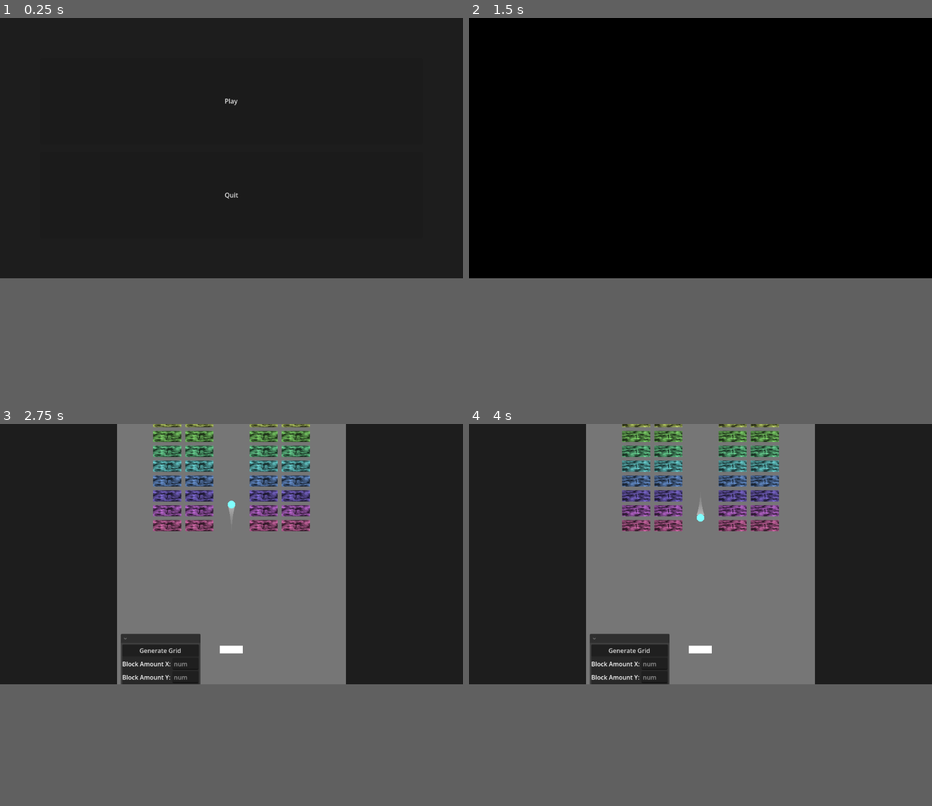
Above: before the commit, frames 1-4 (two rows, left to right).
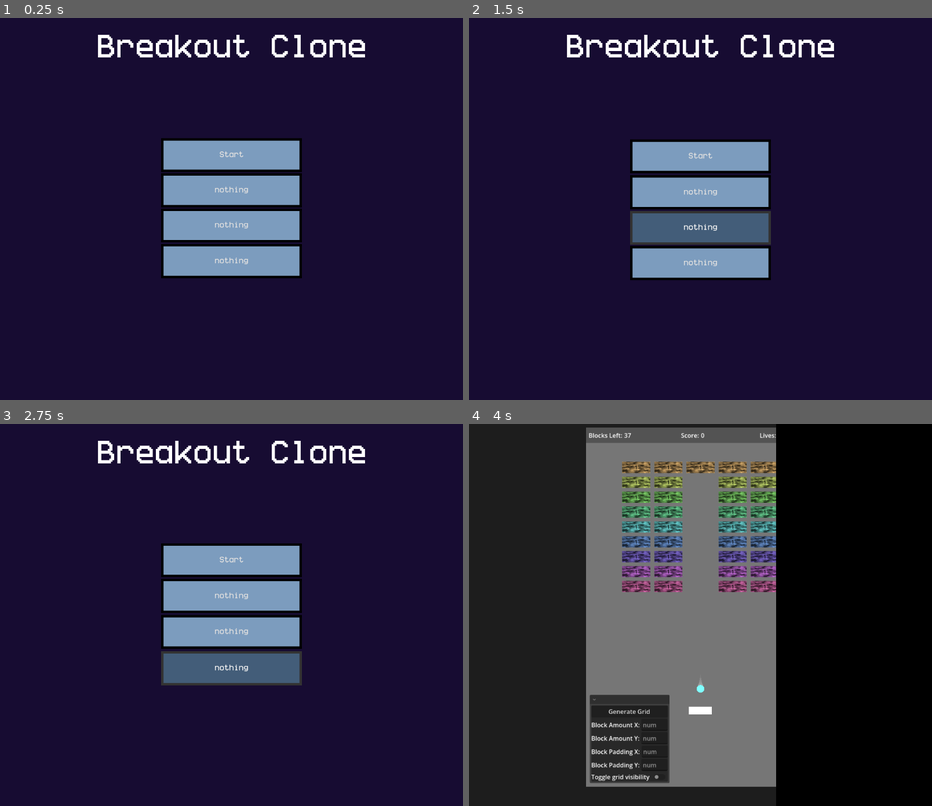
Above: after the commit, the same moments.

Repository: ProudFridge/Breakout
Game: Godot game, scene res://scenes/main_menu/main_menu.tscn
The game is run twice, just before and just after one commit, with the same random seed, the same clock (stepped at 60 frames per second) and the same inputs. Sound files missing from this copy of the repository are replaced by a short silence.
Inputs (mouse positions are in pixels of both pictures, inside the frame that each line leads up to):
- Up to frame 1 (0.25 s): no input
- Up to frame 2 (1.5 s): click (700, 136) at 0.5 s, where only the run after the commit has a clickable "nothing"; click (700, 159) at 1.25 s, where only the run after the commit has a clickable "nothing"
- Up to frame 3 (2.75 s): click (231, 592) at 2 s, where only the run after the commit has a clickable "nothing"
- Up to frame 4 (4 s): click (700, 519) at 2.75 s, where only the run after the commit has a clickable "Start"; click (700, 519) at 3.5 s, where only the run after the commit has a clickable "Start"
In our replay, the window is 799x449 before the commit and 799x659 after it. These sizes can differ from the game's own. Grey fills any space a smaller window leaves; there, only what the larger window draws over its background counts as a difference.

The runs differ from the first frame. In frame 1, 12% of the frame differs, in the area x 21-79%, y 4-69%; in frame 2, 67%, in the area x 0-100%, y 0-69%; in frame 3, 34%; in frame 4, 56%.

Commit message:
Change from a GridContainer to a VBoxContainer for the main menu buttons

Diff:
--- a/project.godot
+++ b/project.godot
@@ -26,6 +26,10 @@
 gdscript/warnings/untyped_declaration=2
 gdscript/warnings/inferred_declaration=2
 
+[display]
+
+window/size/viewport_height=950
+
 [editor_plugins]
 
 enabled=PackedStringArray("res://addons/godot_super-wakatime/plugin.cfg")
@@ -33,7 +37,7 @@
 [file_customization]
 
 folder_colors={
-"res://assets/": "gray"
+"res://assets/": "orange"
 }
 
 [global_group]
@@ -82,4 +86,5 @@
 [rendering]
 
 rendering_device/driver.windows="d3d12"
+anti_aliasing/quality/msaa_2d=3
 environment/defaults/default_clear_color=Color(0.11489672, 0.11489684, 0.11489674, 1)
--- /dev/null
+++ b/scenes/main_menu/grid_container.gd
@@ -0,0 +1,39 @@
+extends VBoxContainer
+
+var totalTime: float = 0.3
+var trans: Tween.TransitionType = Tween.TRANS_EXPO
+
+# Called when the node enters the scene tree for the first time.
+func _ready() -> void:
+	for button: Button in self.get_children():
+		var tween: Tween
+		var rotTween: Tween
+
+		# Make buttons wobble by modifying their rotation over time
+		button.offset_transform_enabled = true
+		#button.mouse_entered.connect(func() -> void: get_tree().create_tween().tween_property(button, "offset_transform_scale", Vector2(0.9,0.9), 0.2).set_trans(Tween.TRANS_EXPO))
+		#button.mouse_exited.connect(func() -> void: get_tree().create_tween().tween_property(button, "offset_transform_scale", Vector2(1,1), 0.2).set_trans(Tween.TRANS_SINE))
+		button.button_down.connect(func() -> void:
+			if tween: tween.kill()
+			button.offset_transform_scale = Vector2(0.95, 0.95)
+			button.offset_transform_rotation = randf_range(-0.1, 0.1)
+			AudioManager.play_sound("press")
+			)
+
+		button.button_up.connect(func() -> void:
+			tween = get_tree().create_tween()
+			tween.tween_property(button, "offset_transform_scale", Vector2(1,1), totalTime / 2).set_trans(trans).set_ease(Tween.EASE_OUT)
+
+			rotTween = get_tree().create_tween()
+			rotTween.tween_property(button, "offset_transform_rotation", 0, totalTime / 3).set_trans(trans).set_ease(Tween.EASE_OUT)
+			)
+
+
+# Called every frame. 'delta' is the elapsed time since the previous frame.
+func _process(delta: float) -> void:
+	var i: int = 0
+	var phaseDiff: float = 0.5
+	for button: Button in self.get_children():
+		button.offset_transform_position = Vector2(0, 3 * sin(3 * Time.get_ticks_msec() / 1000.0 + phaseDiff * i))
+		i += 1
+	pass
--- a/scenes/main_menu/main_menu.tscn
+++ b/scenes/main_menu/main_menu.tscn
@@ -2,6 +2,19 @@
 
 [ext_resource type="Script" uid="uid://cy8mms22kryo7" path="res://scenes/main_menu/play_button.gd" id="1_fsom3"]
 [ext_resource type="Script" uid="uid://deswd6ual3uih" path="res://scenes/main_menu/quit_button.gd" id="2_0ebjn"]
+[ext_resource type="Theme" uid="uid://247q53tapwic" path="res://scenes/main_menu/main_theme.tres" id="3_ob46e"]
+[ext_resource type="Script" uid="uid://b34ys2mfs4j18" path="res://scenes/main_menu/grid_container.gd" id="4_uqeha"]
+[ext_resource type="Script" uid="uid://3lrmm3k0hlhm" path="res://scenes/main_menu/start_button.gd" id="5_wem23"]
+
+[sub_resource type="Gradient" id="Gradient_0ebjn"]
+offsets = PackedFloat32Array(0)
+colors = PackedColorArray(0.090310164, 0.050347157, 0.19745782, 1)
+
+[sub_resource type="GradientTexture2D" id="GradientTexture2D_2m7xh"]
+gradient = SubResource("Gradient_0ebjn")
+
+[sub_resource type="LabelSettings" id="LabelSettings_2m7xh"]
+font_size = 64
 
 [node name="MainMenu" type="Control" unique_id=740092537]
 layout_mode = 3
@@ -11,7 +24,17 @@
 grow_horizontal = 2
 grow_vertical = 2
 
+[node name="TextureRect" type="TextureRect" parent="." unique_id=1653429365]
+layout_mode = 1
+anchors_preset = 15
+anchor_right = 1.0
+anchor_bottom = 1.0
+grow_horizontal = 2
+grow_vertical = 2
+texture = SubResource("GradientTexture2D_2m7xh")
+
 [node name="MarginContainer" type="MarginContainer" parent="." unique_id=227219246]
+visible = false
 layout_mode = 1
 anchors_preset = 15
 anchor_right = 1.0
@@ -38,3 +61,63 @@
 size_flags_vertical = 3
 text = "Quit"
 script = ExtResource("2_0ebjn")
+
+[node name="MarginContainer2" type="MarginContainer" parent="." unique_id=703769466]
+layout_mode = 1
+anchors_preset = 15
+anchor_right = 1.0
+anchor_bottom = 1.0
+grow_horizontal = 2
+grow_vertical = 2
+theme_override_constants/margin_left = 10
+theme_override_constants/margin_top = 10
+theme_override_constants/margin_right = 10
+theme_override_constants/margin_bottom = 10
+
+[node name="MarginContainer" type="MarginContainer" parent="MarginContainer2" unique_id=1535011208]
+layout_mode = 2
+theme_override_constants/margin_top = 20
+
+[node name="Label" type="Label" parent="MarginContainer2/MarginContainer" unique_id=1665155611]
+layout_mode = 2
+size_flags_horizontal = 4
+size_flags_vertical = 0
+theme = ExtResource("3_ob46e")
+text = "Breakout Clone"
+label_settings = SubResource("LabelSettings_2m7xh")
+horizontal_alignment = 1
+
+[node name="VBoxContainer" type="VBoxContainer" parent="MarginContainer2" unique_id=829127177]
+custom_minimum_size = Vector2(350, 350)
+custom_maximum_size = Vector2(400, 400)
+layout_mode = 2
+size_flags_horizontal = 4
+size_flags_vertical = 6
+theme = ExtResource("3_ob46e")
+script = ExtResource("4_uqeha")
+
+[node name="StartButton" type="Button" parent="MarginContainer2/VBoxContainer" unique_id=429037928]
+layout_mode = 2
+size_flags_horizontal = 3
+size_flags_vertical = 3
+text = "Start"
+script = ExtResource("5_wem23")
+
+[node name="Button2" type="Button" parent="MarginContainer2/VBoxContainer" unique_id=552485328]
+layout_mode = 2
+size_flags_horizontal = 3
+size_flags_vertical = 3
+offset_transform_enabled = true
+text = "nothing"
+
+[node name="Button3" type="Button" parent="MarginContainer2/VBoxContainer" unique_id=702029597]
+layout_mode = 2
+size_flags_horizontal = 3
+size_flags_vertical = 3
+text = "nothing"
+
+[node name="Button4" type="Button" parent="MarginContainer2/VBoxContainer" unique_id=1687944003]
+layout_mode = 2
+size_flags_horizontal = 3
+size_flags_vertical = 3
+text = "nothing"
--- /dev/null
+++ b/scenes/main_menu/main_theme.tres
@@ -0,0 +1,43 @@
+[gd_resource type="Theme" format=3 uid="uid://247q53tapwic"]
+
+[ext_resource type="FontFile" uid="uid://dl2r5vgsaa8h3" path="res://assets/fonts/better_vcr/BetterVCR 25.09.ttf" id="1_hghty"]
+
+[sub_resource type="StyleBoxFlat" id="StyleBoxFlat_vmyj4"]
+bg_color = Color(0.4862745, 0.6117647, 0.74509805, 1)
+border_width_left = 6
+border_width_top = 6
+border_width_right = 6
+border_width_bottom = 6
+border_color = Color(0, 0, 0, 1)
+
+[sub_resource type="StyleBoxFlat" id="StyleBoxFlat_rfogj"]
+bg_color = Color(0.2622595, 0.36553386, 0.47408086, 1)
+border_width_left = 6
+border_width_top = 6
+border_width_right = 6
+border_width_bottom = 6
+border_color = Color(0.20152658, 0.20152658, 0.20152658, 1)
+
+[sub_resource type="StyleBoxFlat" id="StyleBoxFlat_rhipj"]
+bg_color = Color(0.48772442, 0.61285925, 0.7438795, 1)
+border_width_left = 6
+border_width_top = 6
+border_width_right = 6
+border_width_bottom = 6
+border_color = Color(0, 0, 0, 1)
+
+[sub_resource type="StyleBoxFlat" id="StyleBoxFlat_j7hy3"]
+bg_color = Color(0.4862745, 0.6117647, 0.74509805, 1)
+border_width_left = 6
+border_width_top = 6
+border_width_right = 6
+border_width_bottom = 6
+border_color = Color(0.2, 0.2, 0.2, 1)
+
+[resource]
+Button/fonts/font = ExtResource("1_hghty")
+Button/styles/focus = SubResource("StyleBoxFlat_vmyj4")
+Button/styles/hover = SubResource("StyleBoxFlat_rfogj")
+Button/styles/normal = SubResource("StyleBoxFlat_rhipj")
+Button/styles/pressed = SubResource("StyleBoxFlat_j7hy3")
+Label/fonts/font = ExtResource("1_hghty")
--- /dev/null
+++ b/scenes/main_menu/start_button.gd
@@ -0,0 +1,12 @@
+extends Button
+
+@onready var main_menu: Control = $"../.."
+
+func _ready() -> void:
+	self.pressed.connect(_on_pressed)
+
+func _on_pressed() -> void:
+	SwitcherSingleton.switch_from_to("res://scenes/arena/arena.tscn",SwitcherSingleton.TRANSITION_TYPE.SLIDE)
+
+	# Uncomment this line and comment the above lines to disable transitions
+	#SwitcherSingleton.switch_from_to("res://scenes/arena/arena.tscn")
--- a/scenes/managers/audio_manager/audio_manager.gd
+++ b/scenes/managers/audio_manager/audio_manager.gd
@@ -10,7 +10,11 @@
 				preload("res://assets/sound_effects/bounce2.wav"),
 				preload("res://assets/sound_effects/bounce3.wav"),
 				preload("res://assets/sound_effects/bounce4.wav"),
-				preload("res://assets/sound_effects/bounce5.wav")]
+				preload("res://assets/sound_effects/bounce5.wav")],
+	"press": [preload("res://assets/sound_effects/pop_1.wav"),
+				preload("res://assets/sound_effects/pop_2.wav"),
+				preload("res://assets/sound_effects/pop_3.wav"),
+				preload("res://assets/sound_effects/pop_4.wav")]
 }
 
 # Plays a selected sound from the audio_streams dictionnary
--- /dev/null
+++ b/test/custom_button/custom_button.tscn
@@ -0,0 +1,36 @@
+[gd_scene format=3 uid="uid://c2wdglxlagggu"]
+
+[ext_resource type="Theme" uid="uid://247q53tapwic" path="res://scenes/main_menu/main_theme.tres" id="1_37abs"]
+
+[sub_resource type="QuadMesh" id="QuadMesh_2m7xh"]
+
+[node name="CustomButton" type="Button" unique_id=905150147]
+offset_right = 198.0
+offset_bottom = 60.0
+theme = ExtResource("1_37abs")
+text = "filler text"
+
+[node name="MeshInstance2D" type="MeshInstance2D" parent="." unique_id=1860754592]
+position = Vector2(21, 65)
+scale = Vector2(30.5, 9.5)
+mesh = SubResource("QuadMesh_2m7xh")
+
+[node name="MeshInstance2D2" type="MeshInstance2D" parent="." unique_id=943378180]
+position = Vector2(63, 65)
+scale = Vector2(28.249998, 9.5)
+mesh = SubResource("QuadMesh_2m7xh")
+
+[node name="MeshInstance2D3" type="MeshInstance2D" parent="." unique_id=794400481]
+position = Vector2(104.00001, 66)
+scale = Vector2(32.250004, 9.5)
+mesh = SubResource("QuadMesh_2m7xh")
+
+[node name="MeshInstance2D4" type="MeshInstance2D" parent="." unique_id=705568981]
+position = Vector2(147, 66)
+scale = Vector2(27.624994, 9.5)
+mesh = SubResource("QuadMesh_2m7xh")
+
+[node name="MeshInstance2D5" type="MeshInstance2D" parent="." unique_id=1433270050]
+position = Vector2(185, 65)
+scale = Vector2(26.249998, 9.5)
+mesh = SubResource("QuadMesh_2m7xh")
Binary file added: assets/fonts/better_vcr/BetterVCR 25.09.ttf
Not shown, added: assets/fonts/better_vcr/BetterVCR 25.09.ttf.import
Not shown, added: assets/sound_effects/pop_1.wav.import
Not shown, added: assets/sound_effects/pop_2.wav.import
Not shown, added: assets/sound_effects/pop_3.wav.import
Not shown, added: assets/sound_effects/pop_4.wav.import
Not shown, added: scenes/main_menu/grid_container.gd.uid
Not shown, added: scenes/main_menu/start_button.gd.uid
Not shown, added: assets/sound_effects/pop_1.wav
Not shown, added: assets/sound_effects/pop_2.wav
Not shown, added: assets/sound_effects/pop_3.wav
Not shown, added: assets/sound_effects/pop_4.wav
